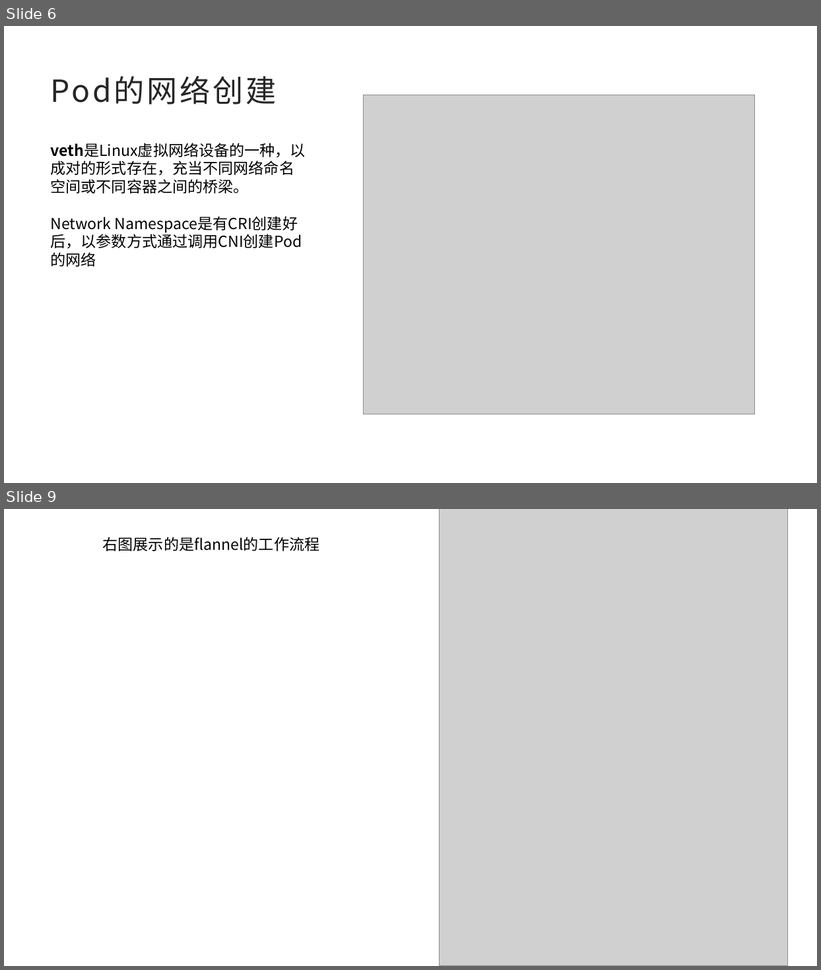
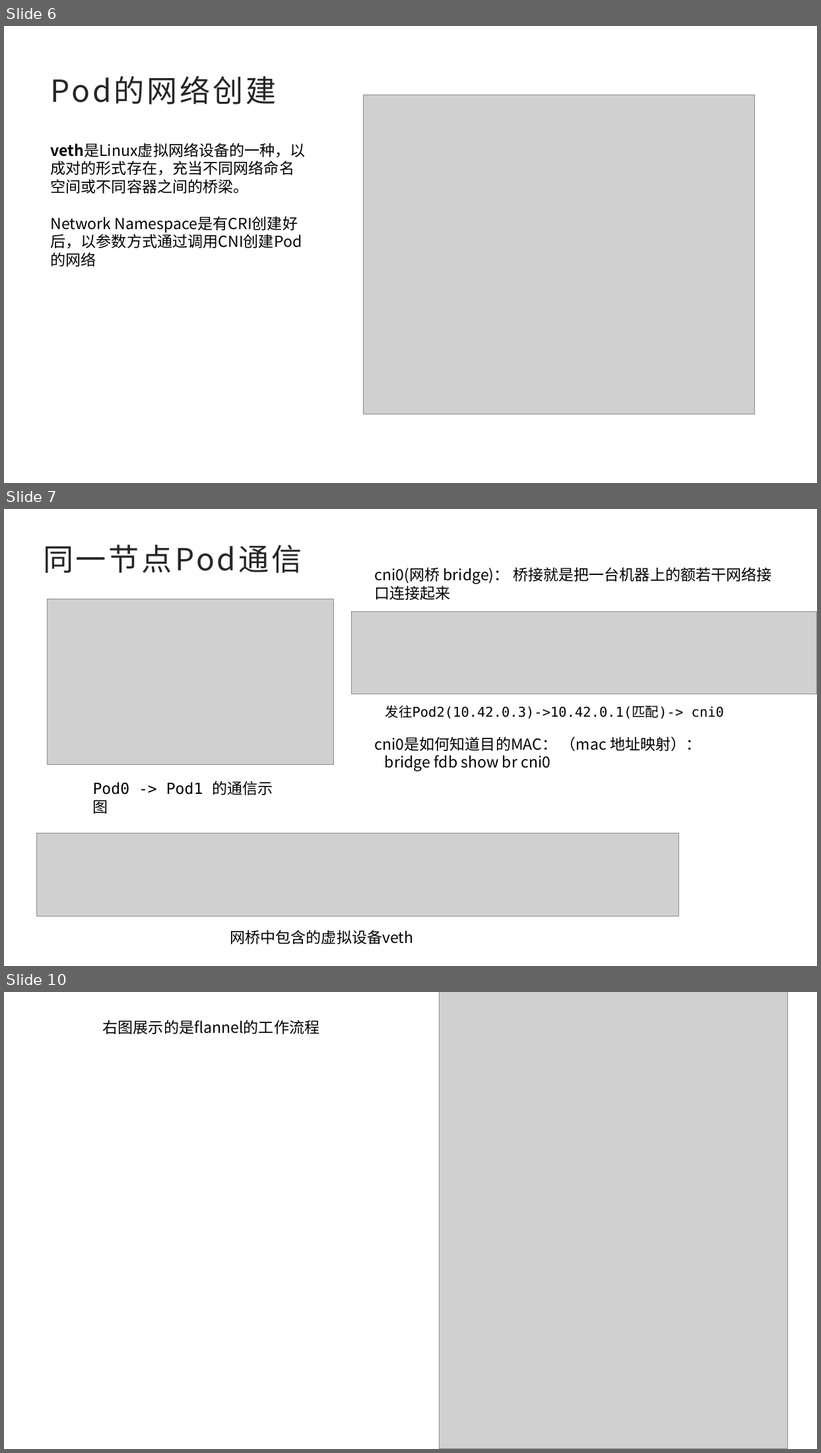
Before and after one commit to godzilla-s/lightly-cni, a slide deck: doc/Kubernetes CNI.pptx. Shown one above the other, each under a label of ours: slides 6 and 9 before the commit, slides 6, 7 and 10 after it; the slides between them are not shown. The pictures are 821x970 and 821x1453 pixels, drawn with LibreOffice and Linux fonts; fonts in the diff are those of the drawing; grey boxes stand for pictures. Boxes give left, top, right and bottom in pixels: in the first picture for what was removed or moved away, otherwise in the second. Text is boxed around its words. In the diff, an @@ line names an element or a change of style, - is before the commit and + after.

```diff
--- a/doc/Kubernetes CNI.pptx
+++ b/doc/Kubernetes CNI.pptx
@@ slide 7 added at [4,509,817,966], background #FFFFFF @@
@@ title added at [43,545,302,573], 36 pt, text #262626 @@
+同一节点Pod通信
@@ text added at [374,567,772,600], 18 pt, text #000000 @@
+cni0(网桥 bridge)： 桥接就是把一台机器上的额若干网络接口连接起来
@@ picture added at [48,599,334,765] @@
@@ picture added at [352,611,817,694] @@
@@ text added at [385,705,724,719], 16 pt, text #000000 @@
+发往Pod2(10.42.0.3)->10.42.0.1(匹配)-> cni0
@@ text added at [374,737,702,772], 18 pt, text #000000 @@
+cni0是如何知道目的MAC： （mac 地址映射）：
+bridge fdb show br cni0
@@ text added at [93,781,273,814], 18 pt, text #000000 @@
+Pod0 -> Pod1 的通信示图
@@ picture added at [37,834,679,916] @@
@@ text added at [230,930,413,945], 18 pt, text #000000 @@
+网桥中包含的虚拟设备veth
@@ what was slide 9 is now slide 10 @@
```
Also in this commit, not shown: 2 slides changed, 1 other slide added, 1 slide removed, 4 other files.
